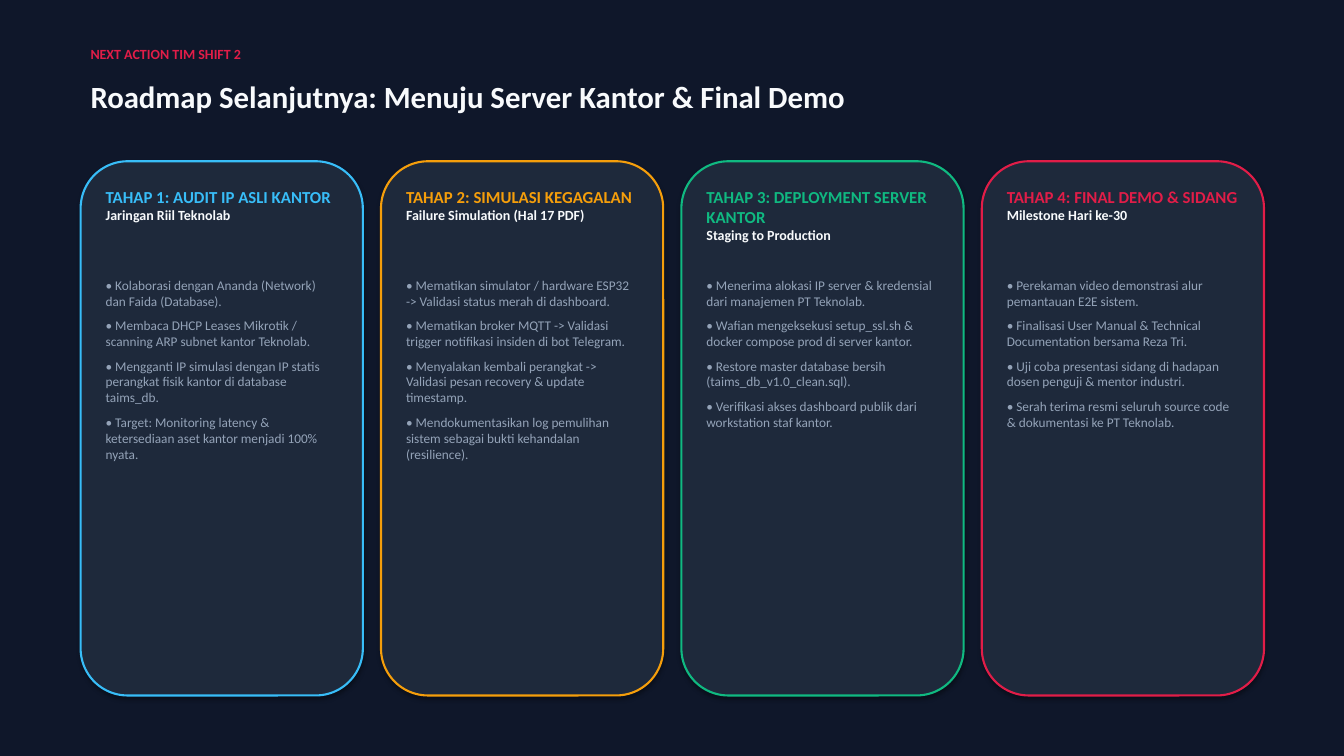
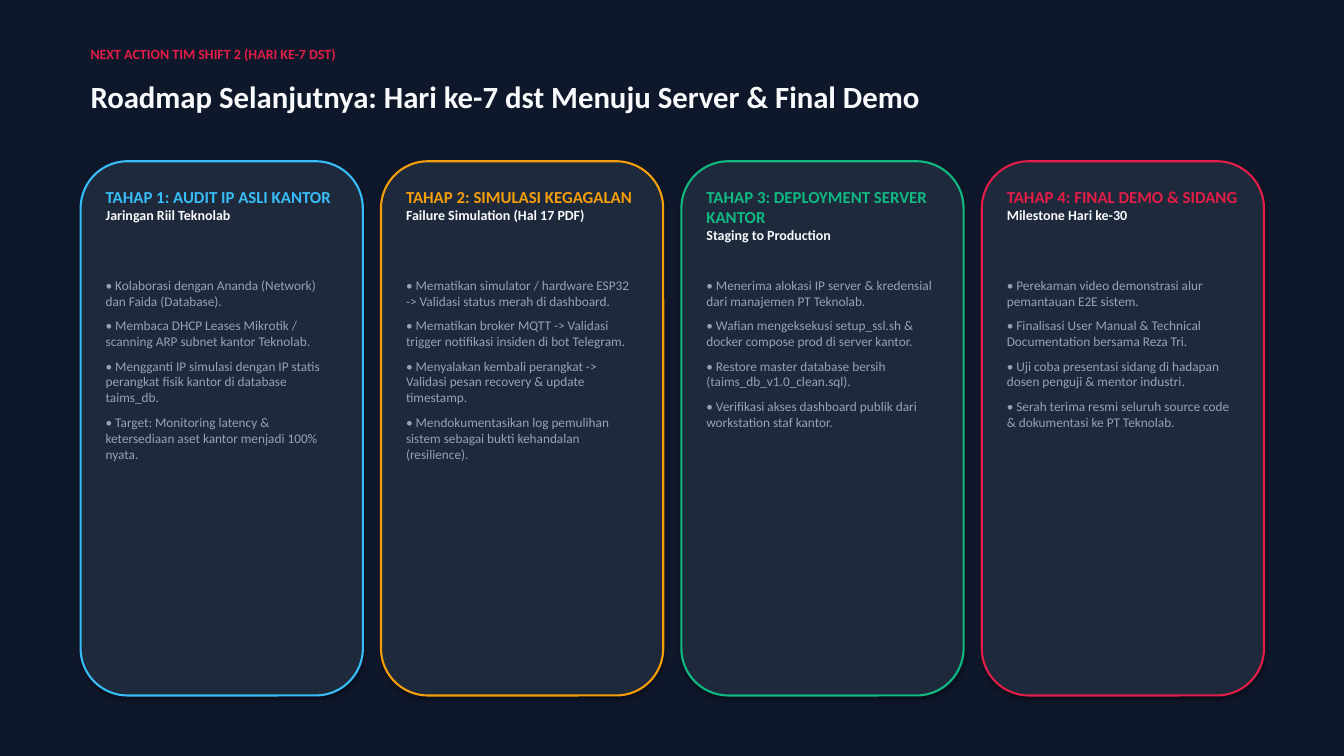
Before and after one commit to T-AIMS/T-AIMS, a slide deck: slide 13 of docs/presentations/T-AIMS_Shift2_Presentation.pptx. Drawn at 1344x756 pixels with LibreOffice and Linux fonts; fonts in the diff are those of the drawing. Boxes give left, top, right and bottom in pixels: in the first picture for what was removed or moved away, otherwise in the second. Text is boxed around its words. In the diff, an @@ line names an element or a change of style, - is before the commit and + after.

```diff
--- a/docs/presentations/T-AIMS_Shift2_Presentation.pptx
+++ b/docs/presentations/T-AIMS_Shift2_Presentation.pptx
@@ text at (x1=91, y1=49, x2=336, y2=61): text changed @@
-NEXT ACTION TIM SHIFT 2
+NEXT ACTION TIM SHIFT 2 (HARI KE-7 DST)
@@ text at (x1=91, y1=86, x2=919, y2=114): text changed @@
-Roadmap Selanjutnya: Menuju Server Kantor & Final Demo
+Roadmap Selanjutnya: Hari ke-7 dst Menuju Server & Final Demo
```
Also in this commit, not shown: 4 other slides changed.
